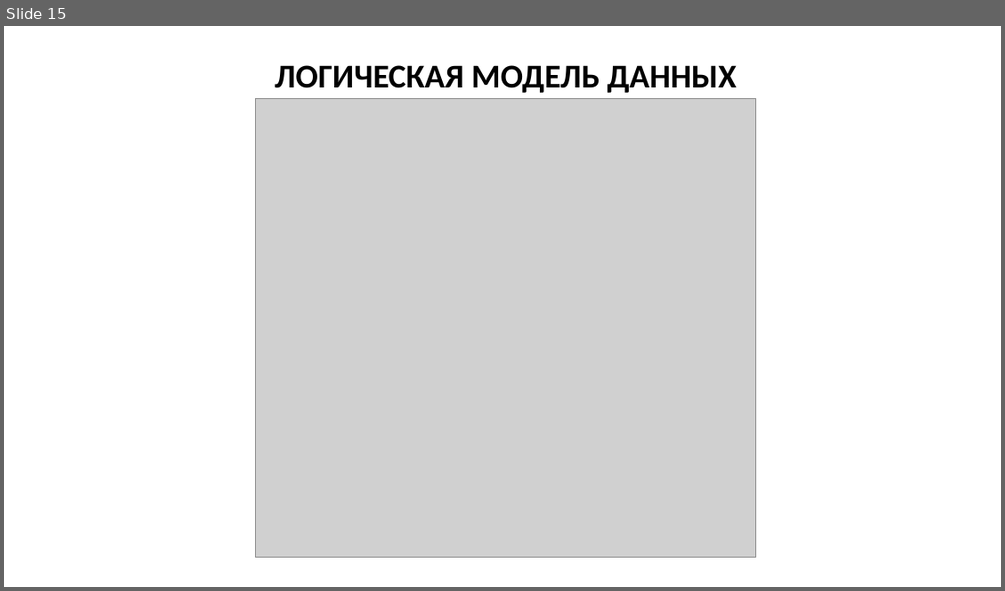
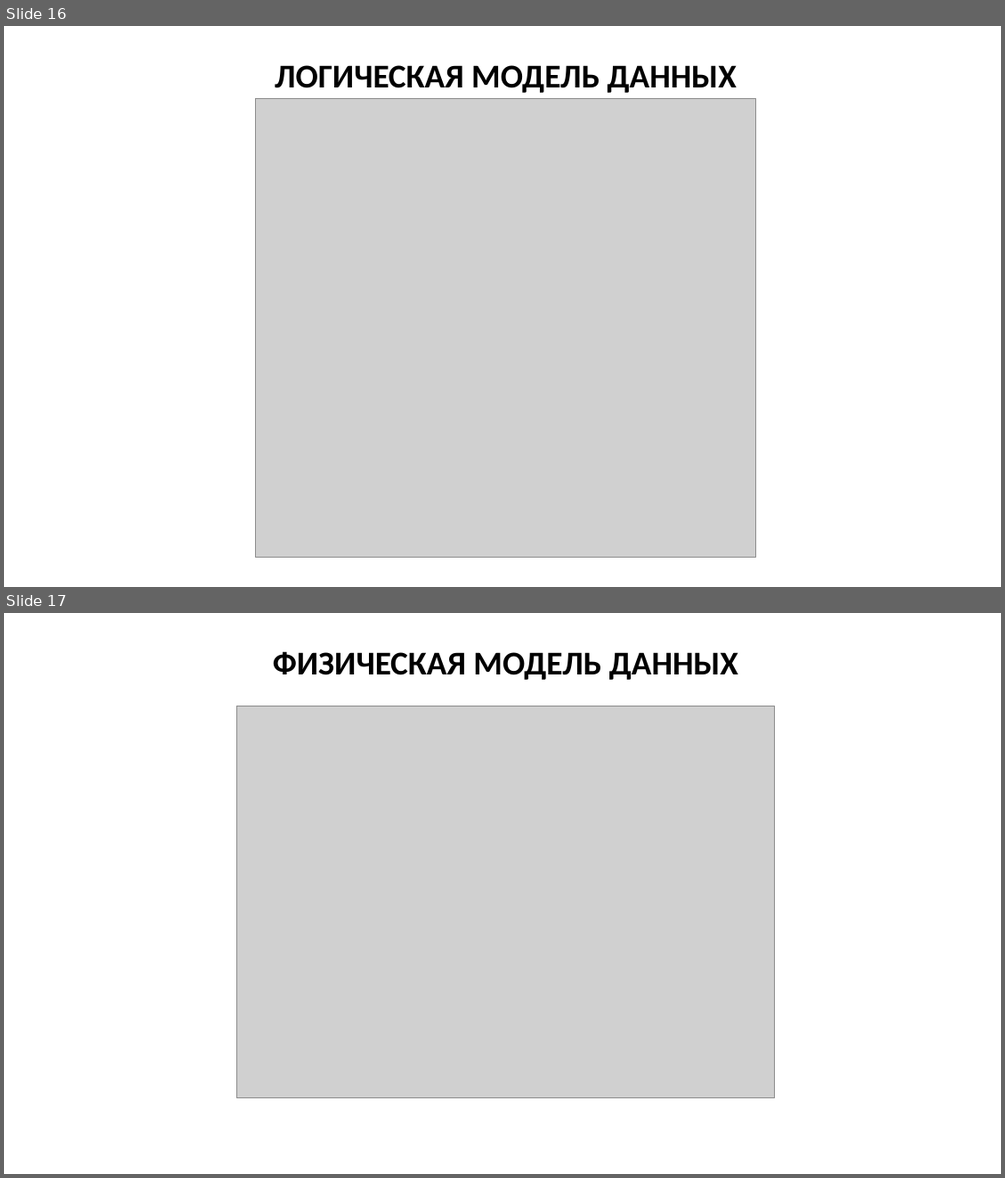
Before and after one commit to Crecker24/kursach, a slide deck: Презентация к курсовой.pptx. Shown one above the other, each under a label of ours: slide 15 before the commit, slides 16 and 17 after it. The pictures are 1005x591 and 1005x1178 pixels, drawn with LibreOffice and Linux fonts; fonts in the diff are those of the drawing; grey boxes stand for pictures. Boxes give left, top, right and bottom in pixels: in the first picture for what was removed or moved away, otherwise in the second. Text is boxed around its words. In the diff, an @@ line names an element or a change of style, - is before the commit and + after.

```diff
--- a/Презентация к курсовой.pptx
+++ b/Презентация к курсовой.pptx
@@ slide 17 added at bbox=[4, 613, 1001, 1174], background #FFFFFF @@
@@ text added at bbox=[273, 651, 738, 680], 32 pt, text #000000, bold @@
+ФИЗИЧЕСКАЯ МОДЕЛЬ ДАННЫХ
@@ picture added at bbox=[236, 706, 775, 1098] @@
@@ what was slide 15 is now slide 16 @@
```
Also in this commit, not shown: 1 slide changed, 6 other slides added.
